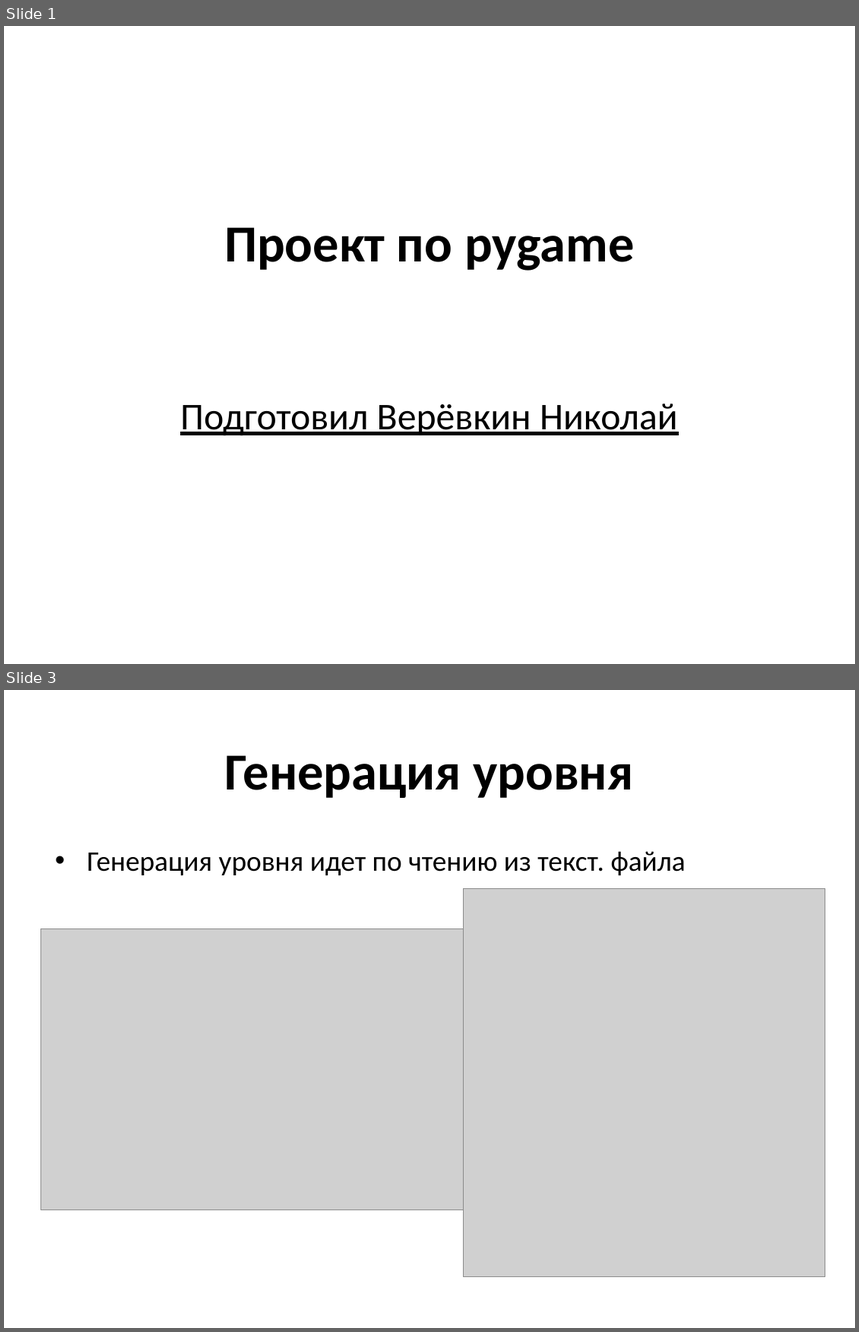
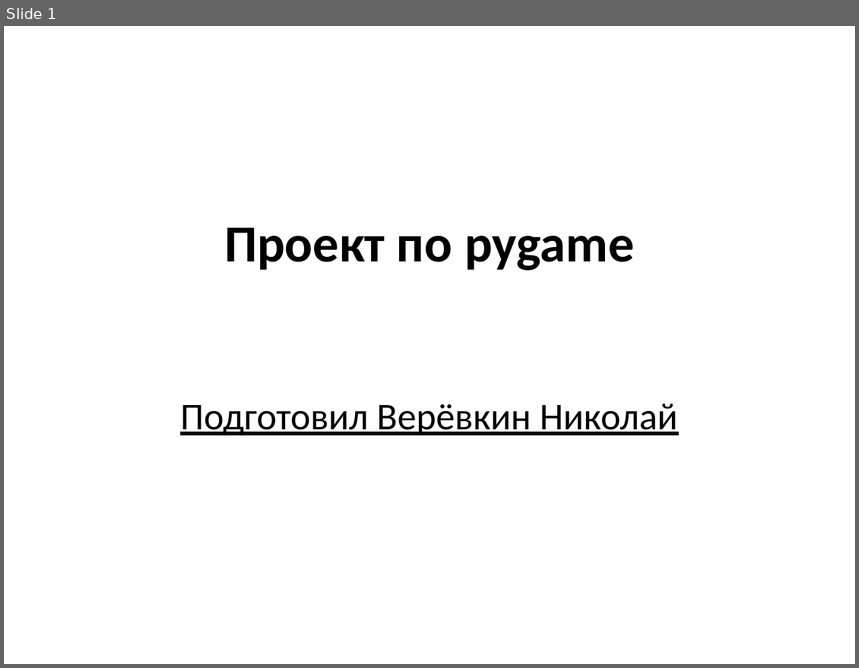
Before and after one commit to Poolwerx/game_pygame_proj, a slide deck: Проект по pygame.pptx. Shown one above the other, each under a label of ours: slides 1 and 3 before the commit, slide 1 after it; the slides between them are not shown. The pictures are 859x1332 and 859x668 pixels, drawn with LibreOffice and Linux fonts; fonts in the diff are those of the drawing; grey boxes stand for pictures; background and template pictures are left out. Boxes give left, top, right and bottom in pixels: in the first picture for what was removed or moved away, otherwise in the second. Text is boxed around its words. In the diff, an @@ line names an element or a change of style, - is before the commit and + after.

```diff
--- a/Проект по pygame.pptx
+++ b/Проект по pygame.pptx
@@ slide 3 removed at (x1=4, y1=690, x2=855, y2=1328), background picture (left out) @@
@@ title removed at (x1=225, y1=755, x2=633, y2=798) @@
-Генерация уровня
@@ text removed at (x1=87, y1=851, x2=686, y2=875) @@
-• Генерация уровня идет по чтению из текст. файла
@@ picture removed at (x1=463, y1=888, x2=825, y2=1277) @@
@@ picture removed at (x1=40, y1=929, x2=534, y2=1210) @@
```
Also in this commit, not shown: 1 slide changed, 6 slides added, 2 other slides removed, 28 other files.
